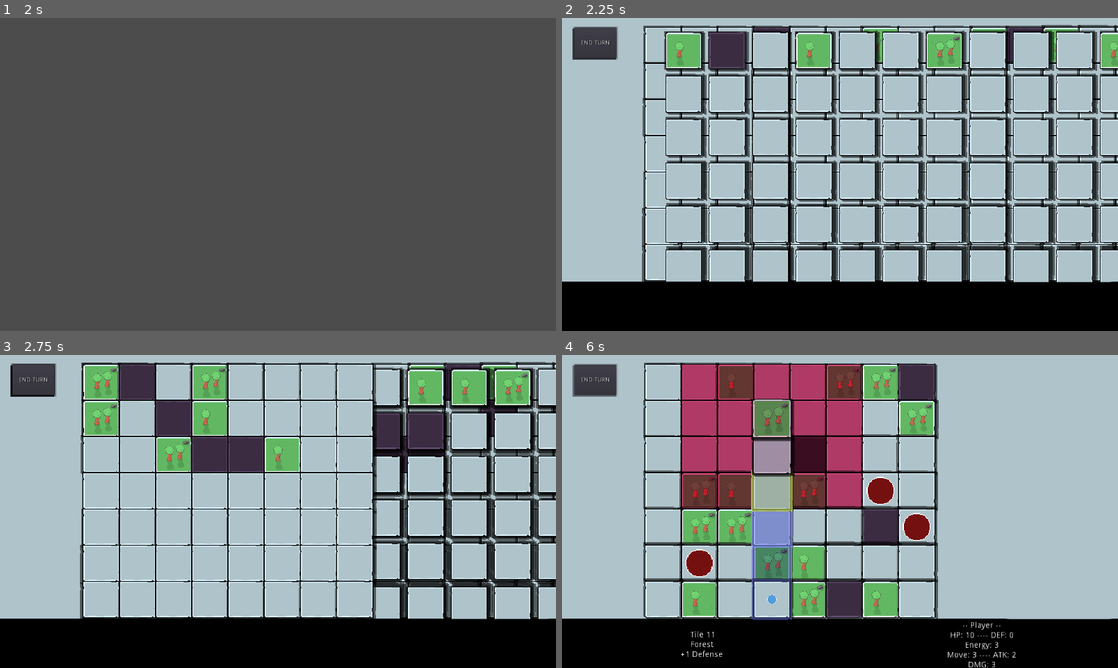
Above: before the commit, frames 1-4 (two rows, left to right).
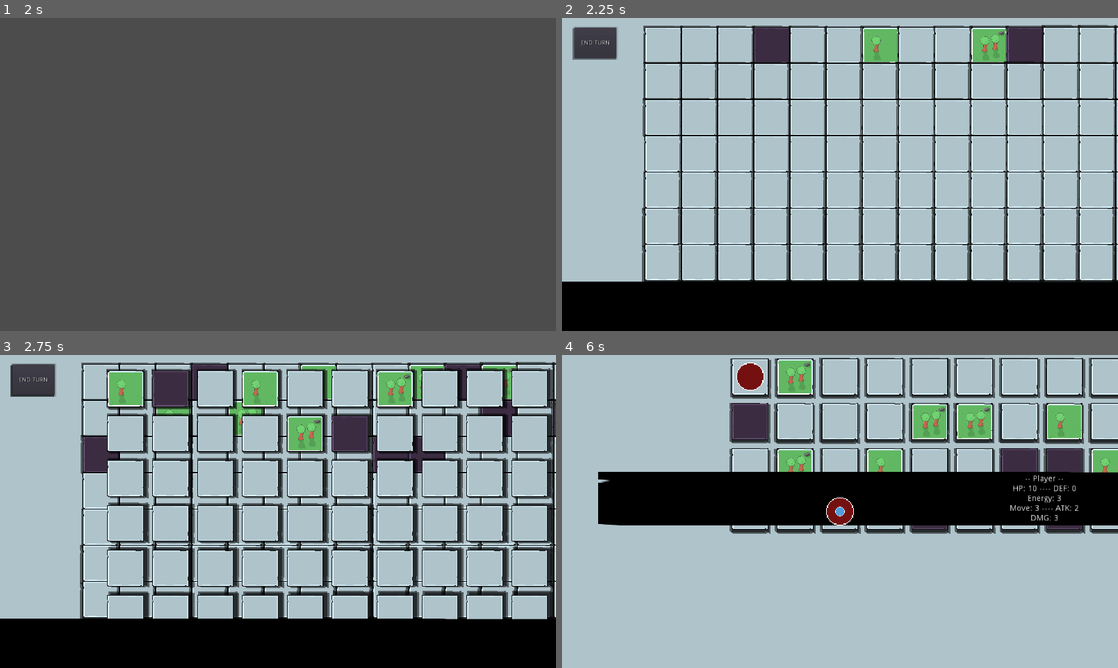
Above: after the commit, the same moments.

Repository: aaronherdzina/grid_rpg
Game: Godot game, scene res://Scenes/MainMenu.tscn
The game is run twice, just before and just after one commit, with the same random seed, the same clock (stepped at 60 frames per second) and the same inputs.
Inputs (mouse positions are in pixels of both pictures, inside the frame that each line leads up to):
- Up to frame 1 (2 s): tap Enter (start) at 0.5, 0.8, 1.25, 1.35 s; move the mouse to (400, 158) at 0.52 s; hold Space (spacebar) 0.53-1.28 s; move the mouse to (166, 190) at 1.27 s; hold Backspace (back) from 1.28 s (still down); tap Mouse wheel down (scroll_back, bound only after the commit) at 1.55 s
- Up to frame 2 (2.25 s): tap Enter (start) at 2 s; move the mouse to (895, 105) at 2.02 s; release Backspace (back) at 2.03 s; hold Mouse wheel down (scroll_back, bound only after the commit) from 2.03 s (still down)
- Up to frame 3 (2.75 s): keep holding Mouse wheel down (scroll_back, bound only after the commit); tap Mouse wheel up (scroll_forward, bound only after the commit) at 2.3 s
- Up to frame 4 (6 s): move the mouse to (812, 574) at 2.77 s; release Mouse wheel down (scroll_back, bound only after the commit) at 2.78 s; tap Mouse wheel up (scroll_forward, bound only after the commit) at 2.85, 5.3, 5.85 s; tap Space (spacebar) at 3.05 s; tap Enter (start) at 3.5, 3.8, 4.25, 4.35 s; move the mouse to (1006, 558) at 3.52 s; hold Space (spacebar) 3.53-4.28 s; hold Backspace (back) 3.53-5.78 s; move the mouse to (673, 464) at 4.27 s; tap Mouse wheel down (scroll_back, bound only after the commit) at 4.55 s; move the mouse to (867, 511) at 5.02 s; hold Mouse wheel down (scroll_back, bound only after the commit) 5.03-5.78 s; move the mouse to (756, 433) at 5.77 s

Frame 1 is identical in both runs. In frame 2, 31% of the frame differs, in the area x 1-100%, y 2-85%; in frame 3, 39%; in frame 4, 63%, in the area x 0-100%, y 0-100%.
Error before the commit: Attempt to call function 'end_turn' in base 'null instance' on a null instance. (res://Scripts/main.gd:150)
Error after the commit: Attempt to call function 'end_turn' in base 'null instance' on a null instance. (res://Scripts/main.gd:158)

Commit message:
feat: adding camera stuff

Diff:
--- a/Scenes/level.tscn
+++ b/Scenes/level.tscn
@@ -21,7 +21,7 @@
 
 [node name="Sprite" type="Sprite" parent="background_imgs"]
 position = Vector2( 975.807, 552.958 )
-scale = Vector2( 17.2572, 12.0389 )
+scale = Vector2( 66, 66 )
 texture = ExtResource( 4 )
 
 [node name="tile_container" type="Node2D" parent="."]
--- a/Scenes/player.tscn
+++ b/Scenes/player.tscn
@@ -9,3 +9,6 @@
 
 [node name="Sprite" type="Sprite" parent="."]
 texture = ExtResource( 2 )
+
+[node name="cam" type="Camera2D" parent="."]
+current = true
--- a/Scripts/level.gd
+++ b/Scripts/level.gd
@@ -36,8 +36,8 @@
 var left_tiles = []
 var right_tiles = []
 var round_turns = []
-var tile_gap = 125
-var far_tile_gap_setting = 150
+var tile_gap = 130
+var far_tile_gap_setting = 155
 var far_gap_tile_outline_size = 1.03
 var close_tile_gap_setting = 125
 var close_gap_tile_outline_size = 1.06
--- a/Scripts/main.gd
+++ b/Scripts/main.gd
@@ -59,6 +59,8 @@
 var useController = true
 var controllerCursorObj = false
 #### END OF CONTROLLER
+
+var zoom_increment = .2
 
 #### MAIN READY/PROCESS
 #func _ready():
@@ -130,24 +132,42 @@
    # Mouse in viewport coordinates
 	if Input.is_action_pressed("ui_quit"):
 		handle_main_menu_input("ui_quit")
-	if Input.is_action_pressed("start"):
+	elif Input.is_action_pressed("start"):
 		if current_screen == 'main_menu':
 			handle_main_menu_input("start")
 		elif current_screen == "battle":
 			handle_in_battle_input("start")
 			#get_node("/root/main_menu").visible = false
-	if Input.is_action_pressed("back"):
+	elif Input.is_action_pressed("back"):
 		if current_screen == "battle":
 			handle_in_battle_input("back")
 	elif Input.is_action_pressed("spacebar"):
 		if current_screen == "battle":
 			handle_in_battle_input("spacebar")
+	elif Input.is_action_pressed("scroll_forward"):
+		if current_screen == "battle":
+			handle_in_battle_input("scroll_forward")
+	elif Input.is_action_pressed("scroll_back"):
+		if current_screen == "battle":
+			handle_in_battle_input("scroll_back")
 
 
 func handle_in_battle_input(action):
 	if action == "start":
 		var level = get_node("/root/level")
 		level.end_turn()
+	elif action == "scroll_forward":
+		if get_node("/root").has_node("player"):
+			var player = get_node("/root/player")
+			if player.get_node("cam").zoom.x > .5:
+				player.get_node("cam").zoom.x -= zoom_increment
+				player.get_node("cam").zoom.y -= zoom_increment
+	elif action == "scroll_back":
+		if get_node("/root").has_node("player"):
+			var player = get_node("/root/player")
+			if player.get_node("cam").zoom.x < 1.5:
+				player.get_node("cam").zoom.x += zoom_increment
+				player.get_node("cam").zoom.y += zoom_increment
 	elif action == "back":
 		if meta.player_turn:
 			if not get_node("/root").has_node("player"):
--- a/project.godot
+++ b/project.godot
@@ -117,6 +117,20 @@
 , Object(InputEventJoypadButton,"resource_local_to_scene":false,"resource_name":"","device":0,"button_index":2,"pressure":0.0,"pressed":false,"script":null)
  ]
 }
+scroll_forward={
+"deadzone": 0.5,
+"events": [ Object(InputEventMouseButton,"resource_local_to_scene":false,"resource_name":"","device":0,"alt":false,"shift":false,"control":false,"meta":false,"command":false,"button_mask":0,"position":Vector2( 0, 0 ),"global_position":Vector2( 0, 0 ),"factor":1.0,"button_index":4,"pressed":false,"doubleclick":false,"script":null)
+, Object(InputEventKey,"resource_local_to_scene":false,"resource_name":"","device":0,"alt":false,"shift":false,"control":false,"meta":false,"command":false,"pressed":false,"scancode":61,"unicode":0,"echo":false,"script":null)
+, Object(InputEventJoypadButton,"resource_local_to_scene":false,"resource_name":"","device":0,"button_index":12,"pressure":0.0,"pressed":false,"script":null)
+ ]
+}
+scroll_back={
+"deadzone": 0.5,
+"events": [ Object(InputEventMouseButton,"resource_local_to_scene":false,"resource_name":"","device":0,"alt":false,"shift":false,"control":false,"meta":false,"command":false,"button_mask":0,"position":Vector2( 0, 0 ),"global_position":Vector2( 0, 0 ),"factor":1.0,"button_index":5,"pressed":false,"doubleclick":false,"script":null)
+, Object(InputEventKey,"resource_local_to_scene":false,"resource_name":"","device":0,"alt":false,"shift":false,"control":false,"meta":false,"command":false,"pressed":false,"scancode":45,"unicode":0,"echo":false,"script":null)
+, Object(InputEventJoypadButton,"resource_local_to_scene":false,"resource_name":"","device":0,"button_index":13,"pressure":0.0,"pressed":false,"script":null)
+ ]
+}
 
 [rendering]
 
